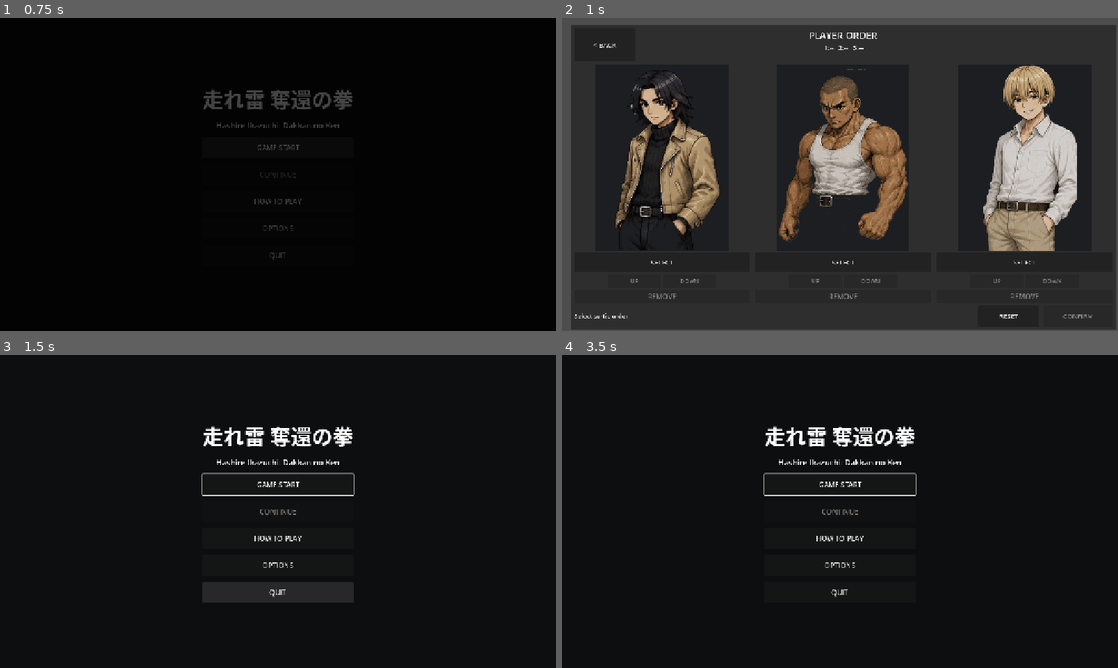
Above: before the commit, frames 1-4 (two rows, left to right).
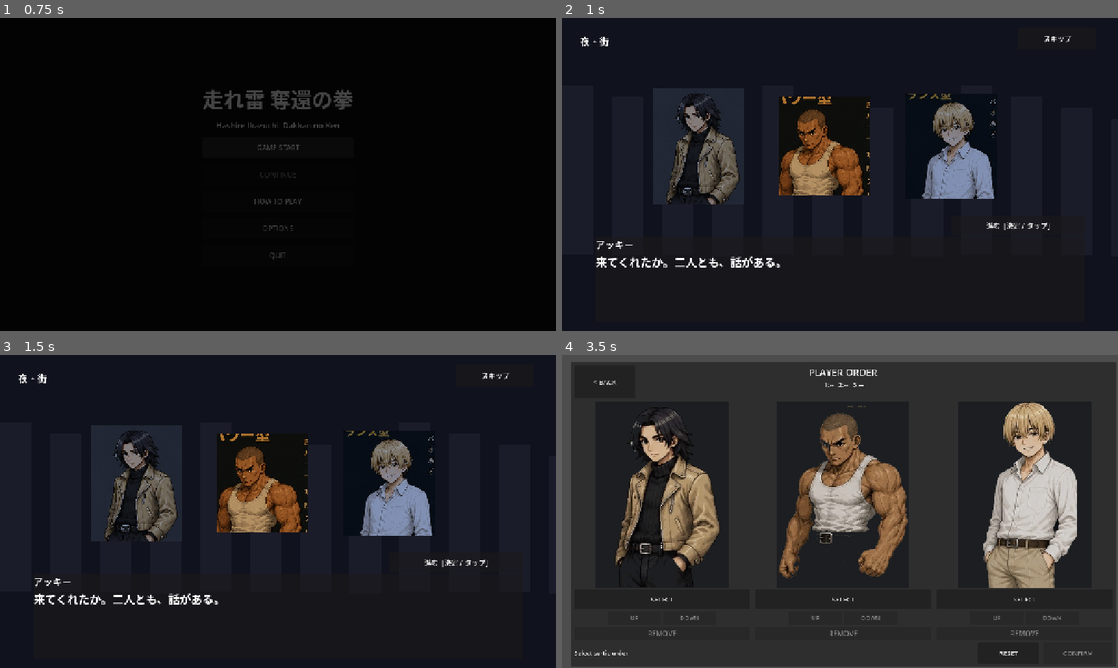
Above: after the commit, the same moments.

Repository: adamonine-stack/hashire-kaminari-dakkan-no-kobushi
Game: Godot game, scene res://scenes/Title.tscn
Two runs of this game, one before a commit and one after it. Both use one fixed random seed, a clock stepped at 60 frames per second and the inputs below.
Inputs (mouse positions are in pixels of both pictures, inside the frame that each line leads up to):
- Up to frame 1 (0.75 s): click "GAME START" at 0.5 s
- Up to frame 2 (1 s): no input
- Up to frame 3 (1.5 s): click (44, 383) at 1.25 s, where only the run before the commit has a clickable "< BACK"
- Up to frame 4 (3.5 s): click (1017, 561) at 2 s, where only the run after the commit has a clickable "進む [決定 / タップ]"; click (1056, 376) at 2.75 s, where only the run after the commit has a clickable "スキップ"

Frame 1 is identical in both runs. In frame 2, 49% of the frame differs, in the area x 0-100%, y 0-100%; in frame 3, 26%; in frame 4, 68%.

Commit message:
Add opening and survivor-based ending story flow

Diff:
--- a/godot/project.godot
+++ b/godot/project.godot
@@ -19,6 +19,7 @@
 
 SettingsManager="*res://scripts/autoload/settings_manager.gd"
 AudioManager="*res://scripts/autoload/audio_manager.gd"
+StoryFlow="*res://scripts/autoload/story_flow.gd"
 
 [display]
 
--- /dev/null
+++ b/godot/scenes/StoryEvent.tscn
@@ -0,0 +1,12 @@
+[gd_scene load_steps=2 format=3]
+
+[ext_resource type="Script" path="res://scripts/ui/story_event.gd" id="1"]
+
+[node name="StoryEvent" type="Control"]
+layout_mode = 3
+anchors_preset = 15
+anchor_right = 1.0
+anchor_bottom = 1.0
+grow_horizontal = 2
+grow_vertical = 2
+script = ExtResource("1")
--- /dev/null
+++ b/godot/scripts/autoload/story_flow.gd
@@ -0,0 +1,97 @@
+extends Node
+
+const SAVE_PATH := "user://story_progress.cfg"
+const HEROES := ["player_01_akky", "player_02_gou", "player_03_seiya"]
+const NAMES := {"player_01_akky": "アッキー", "player_02_gou": "ごう", "player_03_seiya": "せいや"}
+const TARGETS := {"player_01_akky": "恋人", "player_02_gou": "弟", "player_03_seiya": "妹"}
+
+var survivors: Array[String] = []
+var opening_lines: Array = []
+var ending_lines: Array = []
+var all_survivors_clear := false
+
+func _ready() -> void:
+	_load_progress()
+
+func start_new_game() -> void:
+	survivors.assign(HEROES)
+	opening_lines = [
+		{"speaker":"アッキー", "text":"来てくれたか。二人とも、話がある。"},
+		{"speaker":"ごう", "text":"……俺もだ。"},
+		{"speaker":"アッキー", "text":"どうした？"},
+		{"speaker":"ごう", "text":"弟がさらわれた。"},
+		{"speaker":"アッキー", "text":"何だって……？"},
+		{"speaker":"せいや", "text":"待て。俺も同じだ。"},
+		{"speaker":"ごう", "text":"同じ？"},
+		{"speaker":"せいや", "text":"妹がさらわれた。突然、連絡が取れなくなった。"},
+		{"speaker":"アッキー", "text":"……俺の恋人もだ。"},
+		{"speaker":"せいや", "text":"三人同時か……。偶然じゃないな。"},
+		{"speaker":"アッキー", "text":"ああ。調べて分かったことが一つある。"},
+		{"speaker":"アッキー", "text":"ブラックスパロウだ。", "mark":true},
+		{"speaker":"ごう", "text":"ブラックスパロウ……。"},
+		{"speaker":"せいや", "text":"やっぱり奴らか。"},
+		{"speaker":"ごう", "text":"だったら、すぐアジトへ乗り込もうぜ。"},
+		{"speaker":"せいや", "text":"待て。肝心のアジトがどこにあるのか分からない。"},
+		{"speaker":"ごう", "text":"じゃあ、どうする？"},
+		{"speaker":"アッキー", "text":"まず街だ。"},
+		{"speaker":"アッキー", "text":"ブラックスパロウの奴を見つけて、アジトの情報を探る。"},
+		{"speaker":"せいや", "text":"そこから奴らを追うってことか。"},
+		{"speaker":"アッキー", "text":"ああ。"},
+		{"speaker":"ごう", "text":"決まりだな。"},
+		{"speaker":"アッキー", "text":"ブラックスパロウを壊す。"},
+		{"speaker":"アッキー", "text":"そして――全員、必ず連れ戻す。"},
+		{"speaker":"ごう", "text":"ああ！"},
+		{"speaker":"せいや", "text":"行こう。"},
+	]
+
+func prepare_ending(living_ids: Array) -> void:
+	opening_lines.clear()
+	survivors.clear()
+	for hero in HEROES:
+		if living_ids.has(hero): survivors.append(hero)
+	all_survivors_clear = survivors.size() == HEROES.size()
+	_save_progress()
+	ending_lines.clear()
+	var rescued: Array[String] = []
+	var missing: Array[String] = []
+	for hero in HEROES:
+		var item := "%sの%s" % [NAMES[hero], TARGETS[hero]]
+		if survivors.has(hero): rescued.append(item)
+		else: missing.append(item)
+	if all_survivors_clear:
+		ending_lines.append({"speaker":"アッキー", "text":"みんな、無事だったか！"})
+		ending_lines.append({"speaker":"ごう", "text":"ああ。全員そろってる。"})
+		ending_lines.append({"speaker":"", "text":"救出した：%s。" % "、".join(rescued)})
+		ending_lines.append({"speaker":"せいや", "text":"三人とも、大切な人を連れ戻せたな。"})
+		ending_lines.append({"speaker":"", "text":"三人はそれぞれの大切な人と再会した。奪還は、まだ終わっていない。"})
+		ending_lines.append({"speaker":"", "text":"TO BE CONTINUED…"})
+	else:
+		ending_lines.append({"speaker":NAMES[survivors[0]], "text":"無事だったか！"})
+		ending_lines.append({"speaker":rescued[0], "text":"うん……。"})
+		ending_lines.append({"speaker":"", "text":"救出できた：%s。" % "、".join(rescued)})
+		ending_lines.append({"speaker":"", "text":"救出された人々と、生存メンバーは再会した。"})
+		ending_lines.append({"speaker":NAMES[survivors[0]], "text":"待て……。%sは？" % "と、".join(missing)})
+		ending_lines.append({"speaker":rescued[0], "text":"%sも、さっきまでここにいた。でも……男が来た。" % "と、".join(missing)})
+		ending_lines.append({"speaker":rescued[0], "text":"ブラックスパロウの人たちとは違った。邪悪なオーラを纏った男だった……。"})
+		ending_lines.append({"speaker":"", "text":"その男が、%sを連れていった。" % "と、".join(missing), "silhouette":true})
+		ending_lines.append({"speaker":NAMES[survivors[0]], "text":"ブラックスパロウの仲間なのか？"})
+		ending_lines.append({"speaker":rescued[0], "text":"分からない……。でも、ブラックスパロウの奴らもあの男には近づこうとしなかった。"})
+		ending_lines.append({"speaker":"", "text":"生存メンバーは沈黙した。"})
+		ending_lines.append({"speaker":"", "text":"一体誰が……？", "silhouette":true})
+		ending_lines.append({"speaker":"", "text":"奪還は、まだ終わっていない。"})
+		ending_lines.append({"speaker":"", "text":"TO BE CONTINUED…"})
+
+func complete_ending() -> void:
+	_save_progress()
+
+func _save_progress() -> void:
+	var cfg := ConfigFile.new()
+	if FileAccess.file_exists(SAVE_PATH): cfg.load(SAVE_PATH)
+	cfg.set_value("story", "normal_ending_unlocked", true)
+	cfg.set_value("story", "all_survivors_clear", all_survivors_clear)
+	cfg.save(SAVE_PATH)
+
+func _load_progress() -> void:
+	var cfg := ConfigFile.new()
+	if cfg.load(SAVE_PATH) == OK:
+		all_survivors_clear = bool(cfg.get_value("story", "all_survivors_clear", false))
--- a/godot/scripts/battle/battle_manager.gd
+++ b/godot/scripts/battle/battle_manager.gd
@@ -964,6 +964,15 @@
 	game_clear_menu_opened.emit()
 	game_cleared.emit()
 	print("GAME CLEAR")
+	var living_ids: Array[String] = []
+	for fighter_data in player_team:
+		if not bool(fighter_data.get("is_defeated", false)) and int(fighter_data.get("current_health", 0)) > 0:
+			living_ids.append(String(fighter_data.get("character_id", "")))
+	var story_flow := get_node_or_null("/root/StoryFlow")
+	if story_flow != null:
+		story_flow.call("prepare_ending", living_ids)
+		await get_tree().create_timer(2.5).timeout
+		get_tree().change_scene_to_file("res://scenes/StoryEvent.tscn")
 
 
 func enter_game_over() -> void:
--- /dev/null
+++ b/godot/scripts/ui/story_event.gd
@@ -0,0 +1,183 @@
+extends Control
+
+const BATTLE_SCENE := "res://scenes/Battle.tscn"
+const TITLE_SCENE := "res://scenes/Title.tscn"
+const PORTRAITS := {
+	"アッキー": "res://assets/characters/player01/portrait.png",
+	"ごう": "res://assets/characters/player02/portrait.png",
+	"せいや": "res://assets/characters/player03/portrait.png",
+}
+
+var flow: Node
+var lines: Array = []
+var line_index := 0
+var opening := false
+var advancing := false
+var name_label: Label
+var dialogue_label: Label
+var proceed_button: Button
+var skip_button: Button
+var mark_label: Label
+var character_sprites: Array[TextureRect] = []
+var mystery: Control
+
+func _ready() -> void:
+	flow = get_node("/root/StoryFlow")
+	opening = not (flow.get("opening_lines") as Array).is_empty()
+	if opening:
+		lines = flow.get("opening_lines")
+	else:
+		lines = flow.get("ending_lines")
+	_build()
+	_show_line()
+	var audio := get_node_or_null("/root/AudioManager")
+	if audio != null:
+		if opening: audio.call("play_bgm", "title")
+		else: audio.call("stop_bgm")
+
+func _unhandled_input(event: InputEvent) -> void:
+	if advancing: return
+	if event.is_action_pressed("ui_accept") or event.is_action_pressed("attack"):
+		_advance()
+		get_viewport().set_input_as_handled()
+	elif event.is_action_pressed("ui_cancel") and opening:
+		_skip()
+		get_viewport().set_input_as_handled()
+
+func _build() -> void:
+	var background := ColorRect.new()
+	background.color = Color("10121d") if opening else Color("101825")
+	background.set_anchors_and_offsets_preset(Control.PRESET_FULL_RECT)
+	add_child(background)
+	for i in range(12):
+		var building := ColorRect.new()
+		building.color = Color("1b1c29") if opening else Color("182130")
+		building.position = Vector2(i * 115, 155 + (i % 4) * 26)
+		building.size = Vector2(72, 390 - (i % 4) * 25)
+		add_child(building)
+	var title := Label.new()
+	title.text = "夜・街" if opening else "ブラックスパロウ基地・地下区画"
+	title.position = Vector2(42, 36)
+	title.add_theme_font_size_override("font_size", 22)
+	add_child(title)
+	for i in range(3):
+		var portrait := TextureRect.new()
+		portrait.expand_mode = TextureRect.EXPAND_IGNORE_SIZE
+		portrait.stretch_mode = TextureRect.STRETCH_KEEP_ASPECT_CENTERED
+		portrait.position = Vector2(210 + i * 290, 145)
+		portrait.size = Vector2(210, 300)
+		portrait.modulate = Color(0.55, 0.63, 0.80) if i != 1 else Color(0.80, 0.67, 0.48)
+		var path := "res://assets/characters/player%02d/portrait.png" % (i + 1)
+		if ResourceLoader.exists(path): portrait.texture = load(path)
+		add_child(portrait)
+		character_sprites.append(portrait)
+	var box := PanelContainer.new()
+	box.anchor_left = 0.06
+	box.anchor_right = 0.94
+	box.anchor_top = 0.70
+	box.anchor_bottom = 0.97
+	add_child(box)
+	var layout := VBoxContainer.new()
+	box.add_child(layout)
+	name_label = Label.new()
+	name_label.add_theme_font_size_override("font_size", 22)
+	layout.add_child(name_label)
+	dialogue_label = Label.new()
+	dialogue_label.autowrap_mode = TextServer.AUTOWRAP_WORD_SMART
+	dialogue_label.add_theme_font_size_override("font_size", 26)
+	dialogue_label.size_flags_vertical = Control.SIZE_EXPAND_FILL
+	layout.add_child(dialogue_label)
+	proceed_button = Button.new()
+	proceed_button.text = "進む  [決定 / タップ]"
+	proceed_button.custom_minimum_size = Vector2(210, 46)
+	proceed_button.anchor_left = 0.70
+	proceed_button.anchor_right = 0.94
+	proceed_button.anchor_top = 0.63
+	proceed_button.anchor_bottom = 0.69
+	proceed_button.pressed.connect(_advance)
+	add_child(proceed_button)
+	if opening:
+		skip_button = Button.new()
+		skip_button.text = "スキップ"
+		skip_button.anchor_left = 0.82
+		skip_button.anchor_right = 0.96
+		skip_button.anchor_top = 0.03
+		skip_button.anchor_bottom = 0.10
+		skip_button.pressed.connect(_skip)
+		add_child(skip_button)
+	else:
+		mystery = Control.new()
+		mystery.position = Vector2(1030, 180)
+		mystery.size = Vector2(130, 280)
+		mystery.visible = false
+		add_child(mystery)
+		var body := ColorRect.new()
+		body.color = Color(0.005, 0.005, 0.01, 0.92)
+		body.position = Vector2(28, 60)
+		body.size = Vector2(74, 210)
+		mystery.add_child(body)
+		var head := ColorRect.new()
+		head.color = Color(0.0, 0.0, 0.0, 0.98)
+		head.position = Vector2(35, 20)
+		head.size = Vector2(60, 65)
+		mystery.add_child(head)
+
+func _show_line() -> void:
+	if line_index >= lines.size():
+		_finish()
+		return
+	var entry: Dictionary = lines[line_index]
+	name_label.text = String(entry.get("speaker", ""))
+	name_label.visible = not name_label.text.is_empty()
+	dialogue_label.text = String(entry.get("text", ""))
+	mark_label = null
+	if entry.get("mark", false):
+		var mark := Label.new()
+		mark.text = "BLACK SPARROW"
+		mark.horizontal_alignment = HORIZONTAL_ALIGNMENT_CENTER
+		mark.position = Vector2(420, 250)
+		mark.size = Vector2(450, 90)
+		mark.add_theme_font_size_override("font_size", 48)
+		mark.add_theme_color_override("font_color", Color("c73a42"))
+		add_child(mark)
+		mark_label = mark
+	if mystery != null:
+		var show_mystery := bool(entry.get("silhouette", false))
+		if show_mystery and not mystery.visible:
+			var audio := get_node_or_null("/root/AudioManager")
+			if audio != null: audio.call("play_se", "mystery_footstep")
+		mystery.visible = show_mystery
+	if not opening:
+		for i in range(character_sprites.size()):
+			var hero_id: String = ["player_01_akky", "player_02_gou", "player_03_seiya"][i]
+			character_sprites[i].visible = flow.get("survivors").has(hero_id)
+
+func _advance() -> void:
+	if advancing: return
+	if mark_label != null:
+		mark_label.queue_free()
+		mark_label = null
+	line_index += 1
+	_show_line()
+
+func _skip() -> void:
+	if advancing: return
+	line_index = lines.size()
+	_show_line()
+
+func _finish() -> void:
+	if advancing: return
+	advancing = true
+	var fade := ColorRect.new()
+	fade.color = Color(0, 0, 0, 0)
+	fade.mouse_filter = Control.MOUSE_FILTER_IGNORE
+	fade.set_anchors_and_offsets_preset(Control.PRESET_FULL_RECT)
+	add_child(fade)
+	var tween := create_tween()
+	tween.tween_property(fade, "color", Color.BLACK, 0.45)
+	await tween.finished
+	if not opening:
+		flow.call("complete_ending")
+		get_tree().change_scene_to_file(TITLE_SCENE)
+	else:
+		get_tree().change_scene_to_file(BATTLE_SCENE)
--- a/godot/scripts/ui/title_screen.gd
+++ b/godot/scripts/ui/title_screen.gd
@@ -1,6 +1,7 @@
 extends Control
 
 const BATTLE_SCENE := "res://scenes/Battle.tscn"
+const STORY_SCENE := "res://scenes/StoryEvent.tscn"
 
 signal new_game_requested
 signal scene_transition_started(scene_path: String)
@@ -57,10 +58,28 @@
 		_refresh_orientation_overlay()
 		return
 	_play_ui_se("confirm")
+	var story_flow := get_node_or_null("/root/StoryFlow")
+	if story_flow != null and story_flow.has_method("start_new_game"):
+		story_flow.call("start_new_game")
+	is_scene_transitioning = true
+	new_game_requested.emit()
+	scene_transition_started.emit(STORY_SCENE)
+	print("[DEV041][GameFlow] TITLE -> SORTIE_ORDER")
+	await _fade_out(0.25)
+	get_tree().paused = false
+	get_tree().change_scene_to_file(STORY_SCENE)
+
+
+func start_continue_game() -> void:
+	if is_scene_transitioning or _is_portrait_viewport():
+		return
+	_play_ui_se("confirm")
+	var story_flow := get_node_or_null("/root/StoryFlow")
+	if story_flow != null:
+		story_flow.set("opening_lines", [])
 	is_scene_transitioning = true
 	new_game_requested.emit()
 	scene_transition_started.emit(BATTLE_SCENE)
-	print("[DEV041][GameFlow] TITLE -> SORTIE_ORDER")
 	await _fade_out(0.25)
 	get_tree().paused = false
 	get_tree().change_scene_to_file(BATTLE_SCENE)
@@ -153,7 +172,7 @@
 	continue_button = _make_menu_button("CONTINUE")
 	continue_button.disabled = not _has_continue_data()
 	continue_button.tooltip_text = "Save data is not available yet." if continue_button.disabled else ""
-	continue_button.pressed.connect(start_new_game)
+	continue_button.pressed.connect(start_continue_game)
 	title_menu.add_child(continue_button)
 
 	how_to_play_button = _make_menu_button("HOW TO PLAY")
--- /dev/null
+++ b/godot/tests/story_branch_check.gd
@@ -0,0 +1,67 @@
+extends SceneTree
+
+func _initialize() -> void:
+	call_deferred("_run")
+
+func _run() -> void:
+	var flow := root.get_node("StoryFlow")
+	flow.call("start_new_game")
+	var expected := [
+		["player_01_akky", "player_02_gou", "player_03_seiya"],
+		["player_01_akky", "player_02_gou"],
+		["player_01_akky", "player_03_seiya"],
+		["player_02_gou", "player_03_seiya"],
+		["player_01_akky"],
+		["player_02_gou"],
+		["player_03_seiya"],
+	]
+	var failures: Array[String] = []
+	for survivors in expected:
+		flow.call("prepare_ending", survivors)
+		var lines: Array = flow.get("ending_lines")
+		var joined := " ".join(lines.map(func(line: Dictionary) -> String: return String(line.get("text", ""))))
+		var missing_count: int = 3 - survivors.size()
+		if bool(flow.get("all_survivors_clear")) != (missing_count == 0): failures.append("all_survivors flag %s" % str(survivors))
+		var rescued_text := ""
+		for line in lines:
+			if String(line.get("text", "")).begins_with("救出できた：") or String(line.get("text", "")).begins_with("救出した："):
+				rescued_text = String(line.get("text", ""))
+		for hero in survivors:
+			var target_name: String = {"player_01_akky":"アッキーの恋人", "player_02_gou":"ごうの弟", "player_03_seiya":"せいやの妹"}[hero]
+			if not rescued_text.contains(target_name): failures.append("wrong rescued target %s" % target_name)
+		if missing_count == 0:
+			if not joined.contains("全員そろってる") or not joined.contains("TO BE CONTINUED"):
+				failures.append("full rescue %s" % str(survivors))
+		else:
+			if not joined.contains("邪悪なオーラを纏った男") or not joined.contains("一体誰が") or not joined.contains("TO BE CONTINUED"):
+				failures.append("mystery ending %s" % str(survivors))
+			if bool(lines.any(func(line: Dictionary) -> bool: return bool(line.get("silhouette", false)))) != true:
+				failures.append("silhouette %s" % str(survivors))
+	flow.call("start_new_game")
+	if (flow.get("opening_lines") as Array).size() < 20:
+		failures.append("opening dialogue missing")
+	var opening_scene := load("res://scenes/StoryEvent.tscn") as PackedScene
+	var scene_error := change_scene_to_packed(opening_scene)
+	for _frame in range(3): await process_frame
+	var opening_ui := root.get_node_or_null("StoryEvent")
+	if scene_error != OK: failures.append("opening change scene error %d" % scene_error)
+	if opening_ui == null or opening_ui.get("lines").size() < 20:
+		failures.append("opening scene did not load")
+	else:
+		opening_ui.call("_skip")
+		await create_timer(0.8).timeout
+		if current_scene == null or current_scene.scene_file_path != "res://scenes/Battle.tscn":
+			failures.append("opening skip did not reach battle")
+		flow.call("prepare_ending", ["player_01_akky"])
+		change_scene_to_packed(opening_scene)
+		for _frame in range(3): await process_frame
+		var ending_ui := root.get_node_or_null("StoryEvent")
+		if ending_ui == null or ending_ui.get("lines").is_empty():
+			failures.append("ending scene did not load")
+		else:
+			ending_ui.call("_skip")
+			await create_timer(1.5).timeout
+			if current_scene == null or current_scene.scene_file_path != "res://scenes/Title.tscn":
+				failures.append("ending did not return to title: %s" % ("null" if current_scene == null else current_scene.scene_file_path))
+	print("STORY_BRANCH_CHECK failures=%s" % JSON.stringify(failures))
+	quit(1 if not failures.is_empty() else 0)
